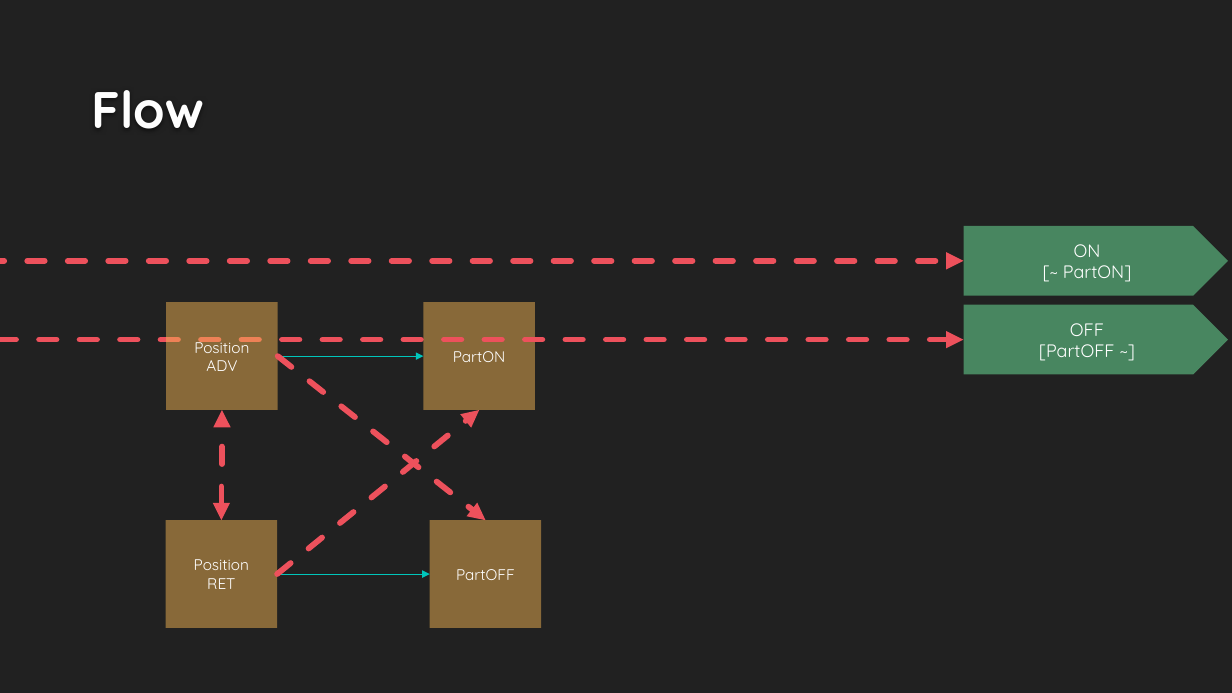
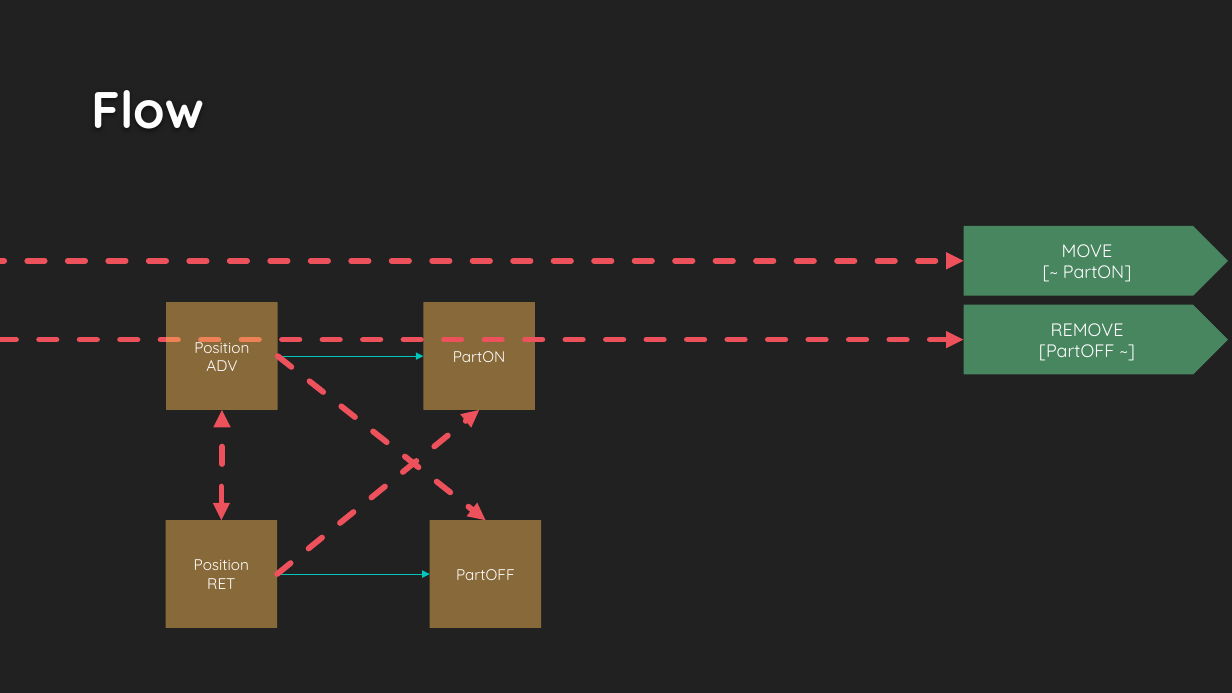
Before and after one commit to DualsoftDev/ds, a slide deck: slide 2 of DsDotNet/src/UnitTest/UnitTest.Model/ImportOfficeExample/Sample/Lib/Part/Sensor.pptx. Drawn at 1232x693 pixels with LibreOffice and Linux fonts; fonts in the diff are those of the drawing; background and template pictures are left out. Boxes give left, top, right and bottom in pixels: in the first picture for what was removed or moved away, otherwise in the second. Text is boxed around its words. In the diff, an @@ line names an element or a change of style, - is before the commit and + after.

```diff
--- a/DsDotNet/src/UnitTest/UnitTest.Model/ImportOfficeExample/Sample/Lib/Part/Sensor.pptx
+++ b/DsDotNet/src/UnitTest/UnitTest.Model/ImportOfficeExample/Sample/Lib/Part/Sensor.pptx
@@ text in pentagon arrow at <box>1062,244,1113,257</box>: text changed @@
-ON
+MOVE
@@ text in pentagon arrow at <box>1051,323,1124,336</box>: text changed @@
-OFF
+REMOVE
```
Also in this commit, not shown: 5 other files.
